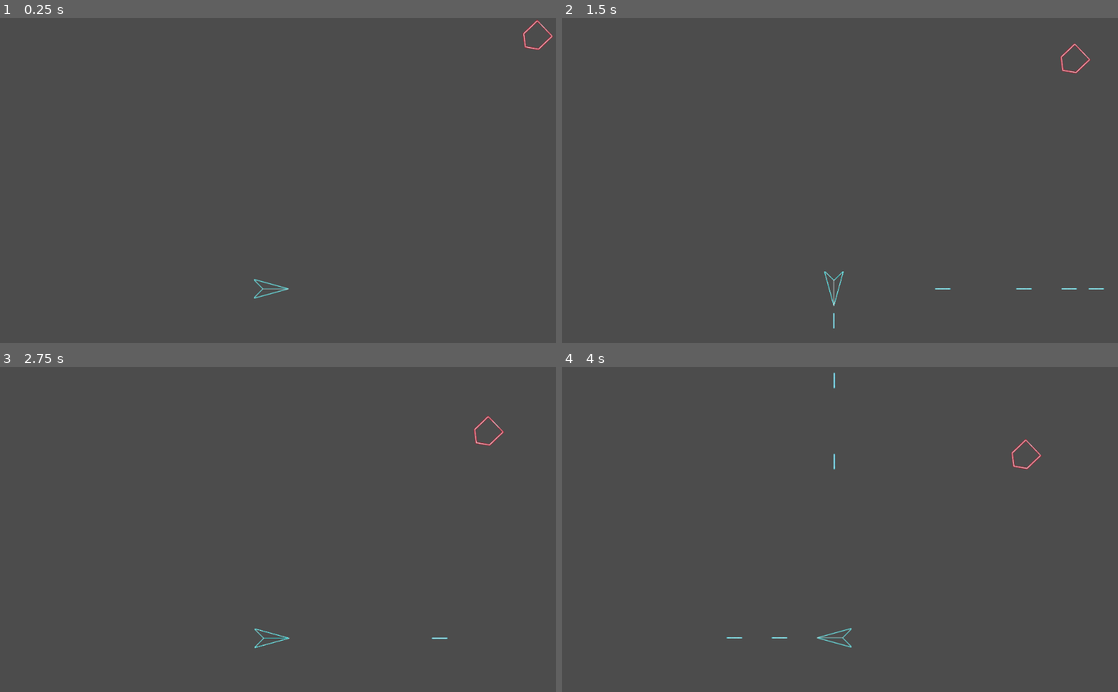
Above: before the commit, frames 1-4 (two rows, left to right).
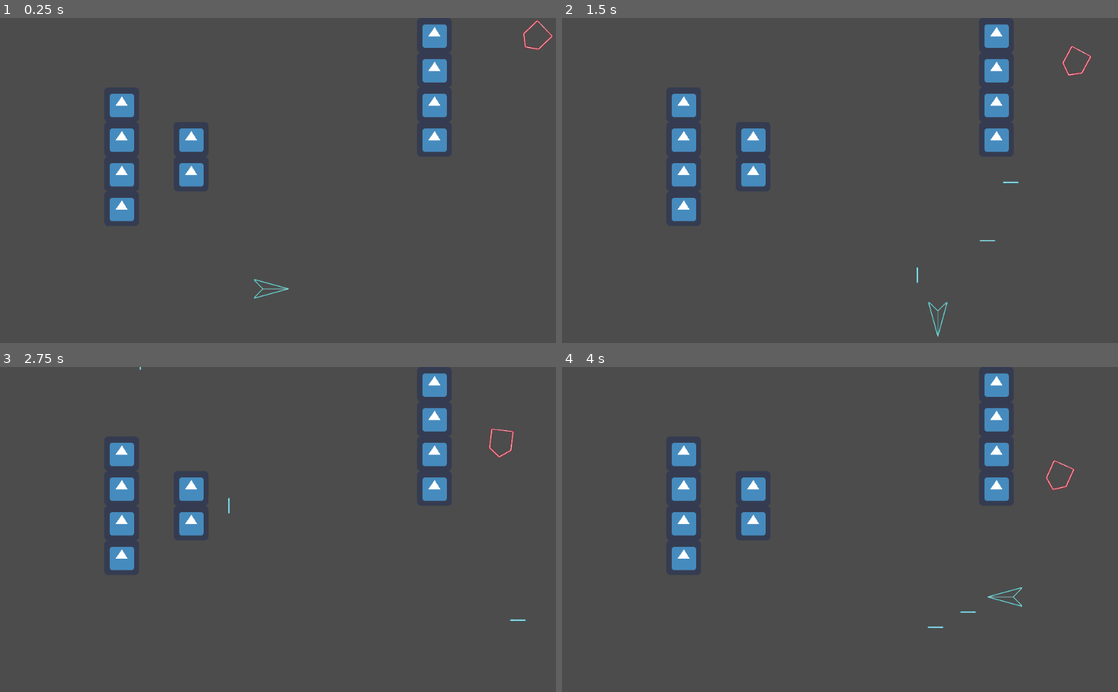
Above: after the commit, the same moments.

Repository: tpneumann/PhoneBAD
Game: Godot game, scene res://Scenes/main2.tscn
Same seed, same stepped clock (60 frames per second), same inputs: the game is played once before the commit and once after it. The engine's default icon, where the game draws it, is replaced by a stand-in: a white triangle on a blue panel in a dark square.
Inputs:
- Up to frame 1 (0.25 s): no input
- Up to frame 2 (1.5 s): tap Enter (ui_accept) at 0.5, 0.6, 0.77, 1.07, 1.35 s; hold Right (ui_right) 0.53-1.28 s; hold Down (ui_down) from 1.28 s (still down)
- Up to frame 3 (2.75 s): tap Enter (ui_accept) at 1.52, 1.82, 2.1 s; release Down (ui_down) at 2.03 s; hold Right (ui_right) from 2.03 s (still down)
- Up to frame 4 (4 s): release Right (ui_right) at 2.78 s; hold Up (ui_up) 2.78-3.53 s; tap Enter (ui_accept) at 2.85, 3.02, 3.32, 3.6, 3.77 s; hold Left (ui_left) from 3.53 s (still down)

The runs differ from the first frame. In frame 1, 3.2% of the frame differs, in the area x 19-81%, y 1-63%; in frame 2, 3.6%; in frame 3, 3.5%; in frame 4, 3.6%, in the area x 19-93%, y 1-87%.
Error before the commit: Invalid operands 'Vector2' and 'Nil' in operator '*'. (res://Scripts/PlayerController.gd:39)

Commit message:
collision stuff

Diff:
--- a/phone/Scenes/main2.tscn
+++ b/phone/Scenes/main2.tscn
@@ -1,13 +1,37 @@
-[gd_scene load_steps=7 format=2]
+[gd_scene load_steps=10 format=2]
 
 [ext_resource path="res://Scripts/PlayerController.gd" type="Script" id=1]
 [ext_resource path="res://Sprites/player.png" type="Texture" id=2]
 [ext_resource path="res://Scripts/Moving Enemy.gd" type="Script" id=3]
 [ext_resource path="res://Sprites/enemySprite.png" type="Texture" id=4]
+[ext_resource path="res://icon.png" type="Texture" id=5]
 
-[sub_resource type="RectangleShape2D" id=1]
+[sub_resource type="ConvexPolygonShape2D" id=4]
+points = PoolVector2Array( -6, 0, 8, -5, 8, 5 )
 
-[sub_resource type="RectangleShape2D" id=2]
+[sub_resource type="ConvexPolygonShape2D" id=2]
+points = PoolVector2Array( 0, -12, 20, 5, 20, 40, -20, 40, -20, 5 )
+
+[sub_resource type="ConvexPolygonShape2D" id=5]
+points = PoolVector2Array( 0, 0, 64, 0, 64, 64, 0, 64 )
+
+[sub_resource type="TileSet" id=6]
+0/name = "icon.png 0"
+0/texture = ExtResource( 5 )
+0/tex_offset = Vector2( 0, 0 )
+0/modulate = Color( 1, 1, 1, 1 )
+0/region = Rect2( 0, 0, 64, 64 )
+0/tile_mode = 0
+0/occluder_offset = Vector2( 0, 0 )
+0/navigation_offset = Vector2( 0, 0 )
+0/shapes = [ {
+"autotile_coord": Vector2( 0, 0 ),
+"one_way": false,
+"one_way_margin": 1.0,
+"shape": SubResource( 5 ),
+"shape_transform": Transform2D( 1, 0, 0, 1, 0, 0 )
+} ]
+0/z_index = 0
 
 [node name="Node2D" type="Node2D"]
 
@@ -17,13 +41,9 @@
 position = Vector2( 500, 500 )
 scale = Vector2( 4, 4 )
 script = ExtResource( 1 )
-speed = null
-rot_speed = null
 
 [node name="CollisionShape2D" type="CollisionShape2D" parent="Player"]
-position = Vector2( 500, 500 )
-scale = Vector2( 4, 4 )
-shape = SubResource( 1 )
+shape = SubResource( 4 )
 
 [node name="PlayerSprite" type="Sprite" parent="Player"]
 rotation = -1.5708
@@ -45,4 +65,10 @@
 texture = ExtResource( 4 )
 
 [node name="CollisionShape2D" type="CollisionShape2D" parent="MovingEnemy"]
+position = Vector2( -0.03125, -8.76989 )
 shape = SubResource( 2 )
+
+[node name="TileMap" type="TileMap" parent="."]
+tile_set = SubResource( 6 )
+format = 1
+tile_data = PoolIntArray( 12, 0, 0, 65548, 0, 0, 131075, 0, 0, 131084, 0, 0, 196611, 0, 0, 196613, 0, 0, 196620, 0, 0, 262147, 0, 0, 262149, 0, 0, 327683, 0, 0 )
--- a/phone/project.godot
+++ b/phone/project.godot
@@ -19,6 +19,17 @@
 run/main_scene="res://Scenes/main2.tscn"
 config/icon="res://icon.png"
 
+[input]
+
+ui_accept={
+"deadzone": 0.5,
+"events": [ Object(InputEventKey,"resource_local_to_scene":false,"resource_name":"","device":0,"alt":false,"shift":false,"control":false,"meta":false,"command":false,"pressed":false,"scancode":16777221,"unicode":0,"echo":false,"script":null)
+, Object(InputEventKey,"resource_local_to_scene":false,"resource_name":"","device":0,"alt":false,"shift":false,"control":false,"meta":false,"command":false,"pressed":false,"scancode":16777222,"unicode":0,"echo":false,"script":null)
+, Object(InputEventKey,"resource_local_to_scene":false,"resource_name":"","device":0,"alt":false,"shift":false,"control":false,"meta":false,"command":false,"pressed":false,"scancode":32,"unicode":0,"echo":false,"script":null)
+, Object(InputEventJoypadButton,"resource_local_to_scene":false,"resource_name":"","device":0,"button_index":0,"pressure":0.0,"pressed":false,"script":null)
+ ]
+}
+
 [rendering]
 
 environment/default_environment="res://default_env.tres"
